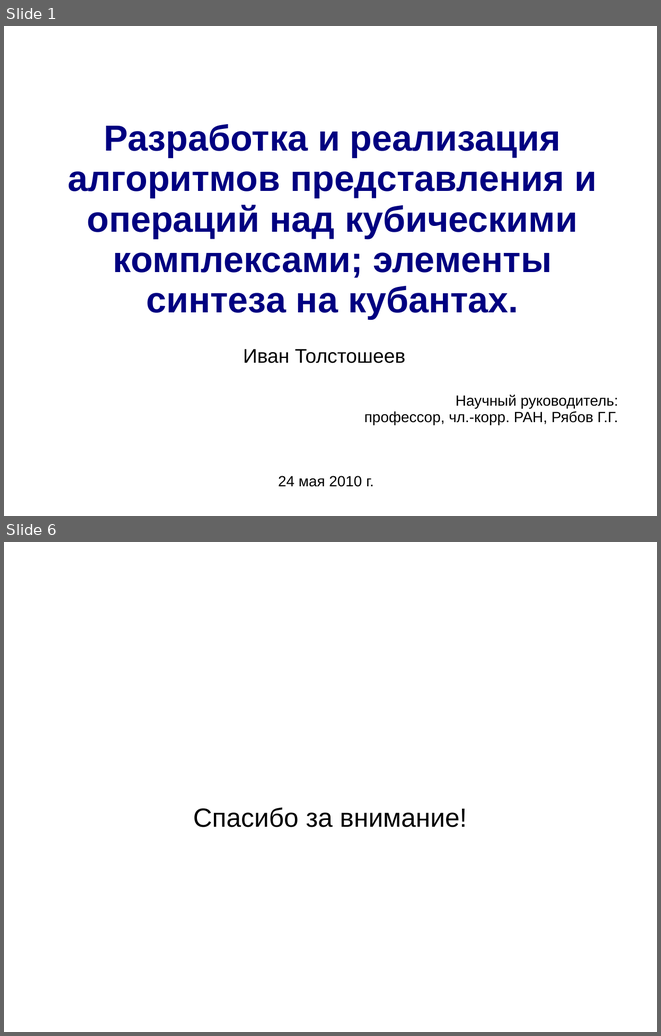
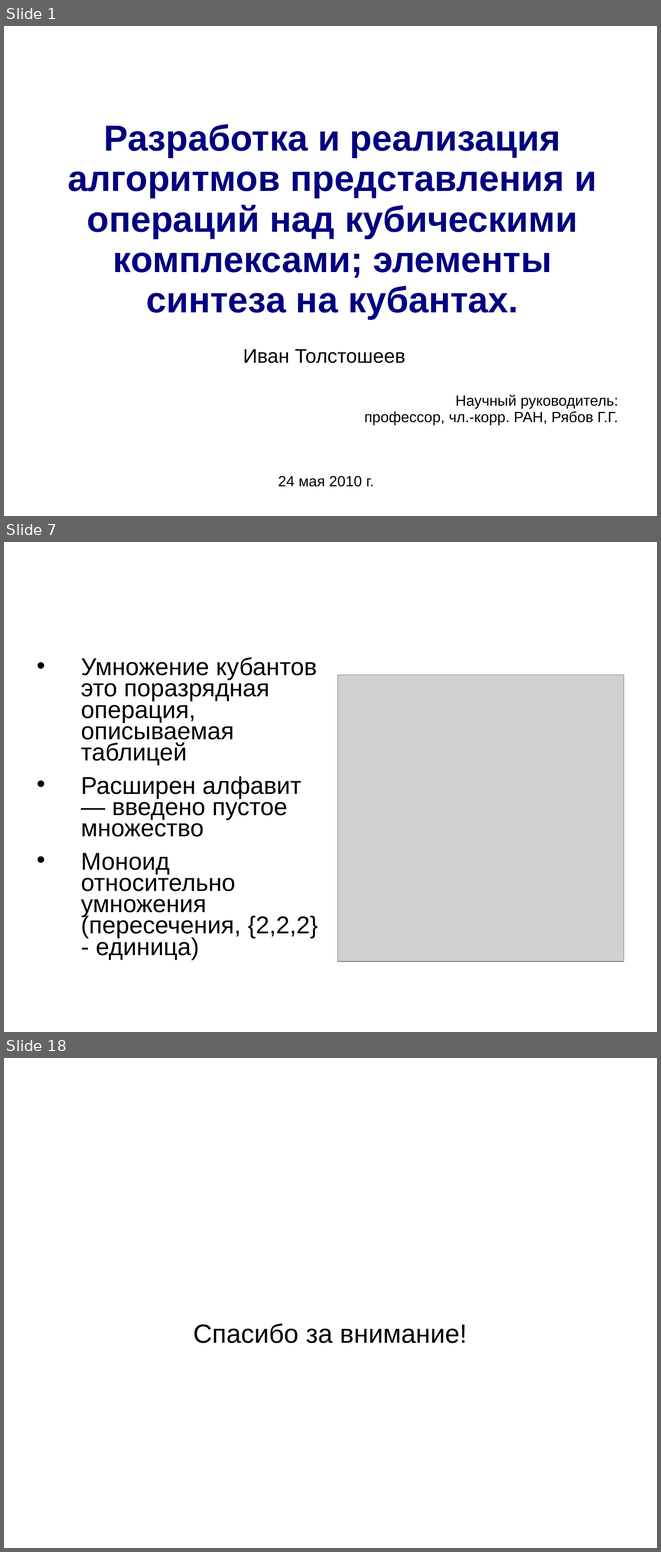
Before and after one commit to itroot/university-tasks, a slide deck: diploma/presentation.ppt. Shown one above the other, each under a label of ours: slides 1 and 6 before the commit, slides 1, 7 and 18 after it; the slides between them are not shown. The pictures are 661x1036 and 661x1552 pixels, drawn with LibreOffice and Linux fonts; fonts in the diff are those of the drawing; grey boxes stand for pictures; background and template pictures are left out. Boxes give left, top, right and bottom in pixels: in the first picture for what was removed or moved away, otherwise in the second. Text is boxed around its words. In the diff, an @@ line names an element or a change of style, - is before the commit and + after.

```diff
--- a/diploma/presentation.ppt
+++ b/diploma/presentation.ppt
@@ slide 7 added at (x1=4, y1=542, x2=657, y2=1032), background picture (left out) @@
@@ title added at (x1=34, y1=542, x2=621, y2=624), 44 pt, text #FFFFFF, bold @@
+Умножение кубантов
@@ text added at (x1=81, y1=657, x2=318, y2=960), 29.6 pt, text #000000 @@
+• Умножение кубантов это поразрядная операция, описываемая таблицей
+• Расширен алфавит — введено пустое множество
+• Моноид относительно умножения (пересечения, {2,2,2} - единица)
@@ picture added at (x1=337, y1=674, x2=625, y2=962) @@
@@ what was slide 6 is now slide 18 @@
```
Also in this commit, not shown: 3 slides changed, 12 other slides added, 1 slide removed, 2 other files.
